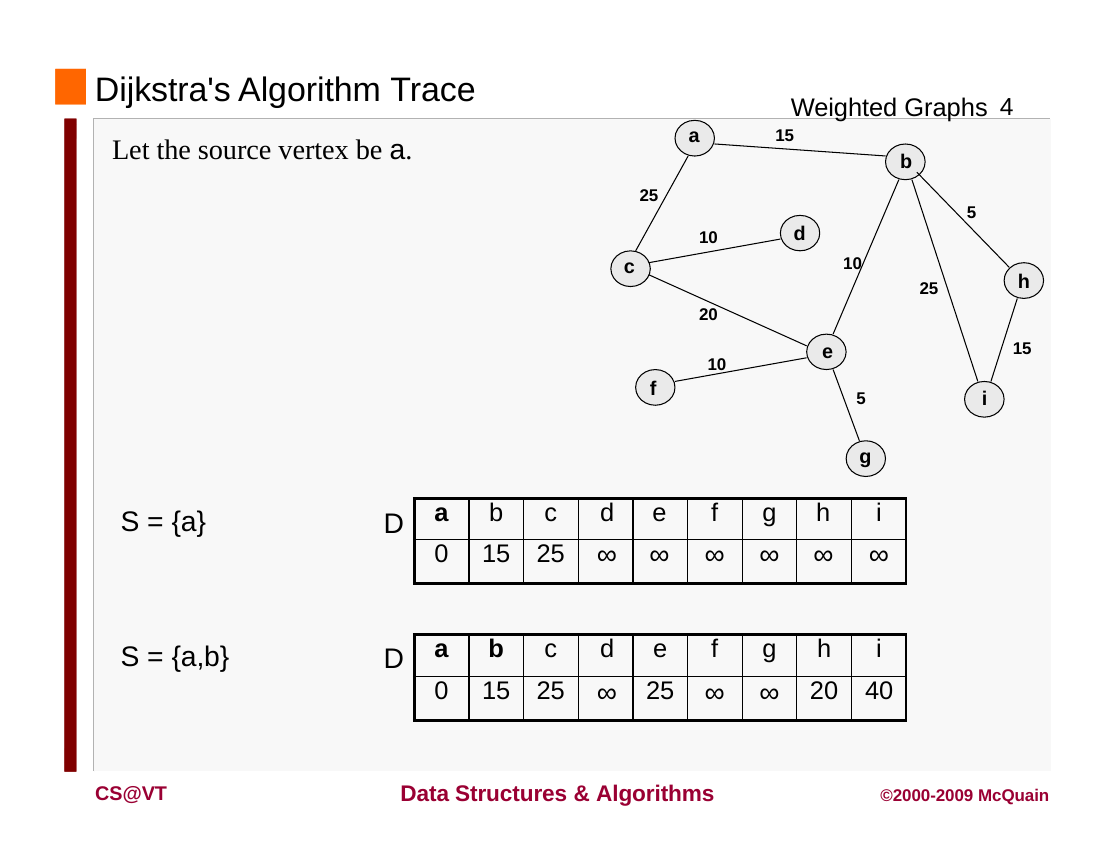
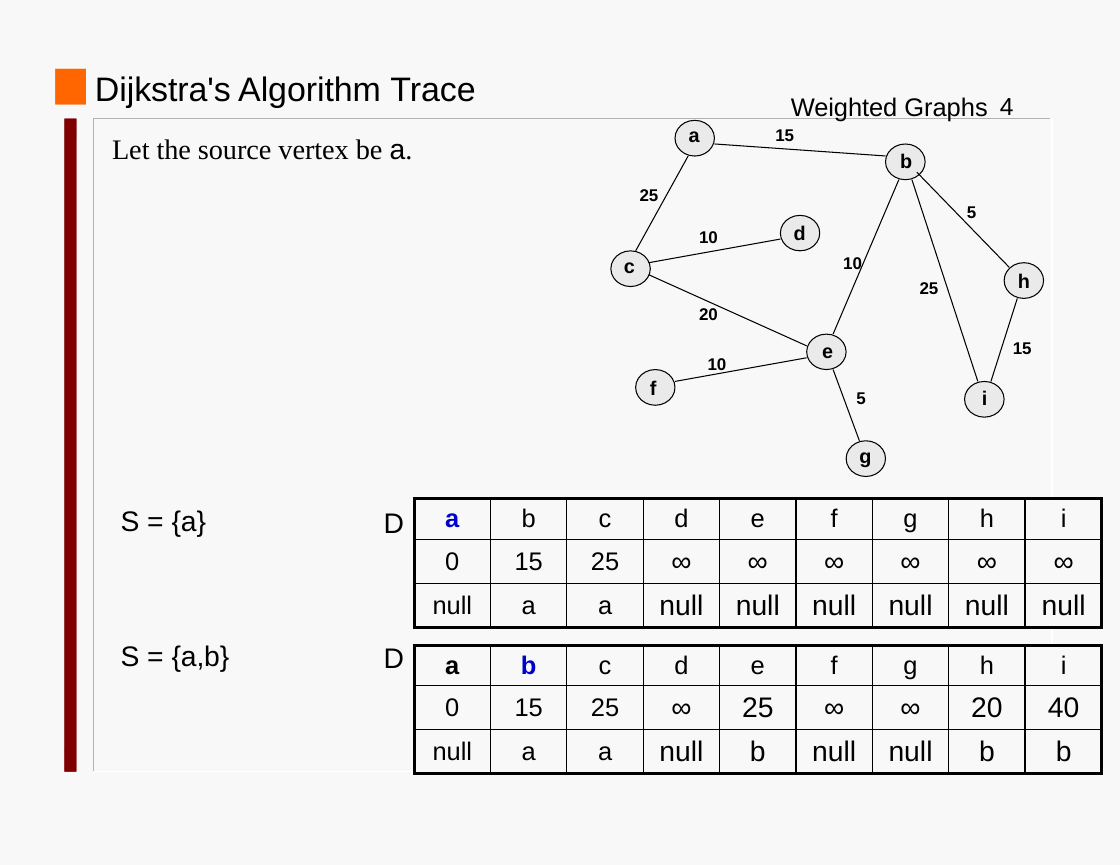
Before and after one commit to Cy-FairCS/cs3, a slide deck: slide 4 of u09a_graphTheory/notes/5 Weighted Graphs/Dijkstra's Algorithm.pptx. Drawn at 1120x865 pixels with LibreOffice and Linux fonts; fonts in the diff are those of the drawing. Boxes give left, top, right and bottom in pixels: in the first picture for what was removed or moved away, otherwise in the second. Text is boxed around its words. In the diff, an @@ line names an element or a change of style, - is before the commit and + after.

```diff
--- a/u09a_graphTheory/notes/5 Weighted Graphs/Dijkstra's Algorithm.pptx
+++ b/u09a_graphTheory/notes/5 Weighted Graphs/Dijkstra's Algorithm.pptx
@@ background #FFFFFF to #F8F8F8 @@
@@ freeform shape removed at bbox=[94, 119, 1051, 772] @@
@@ table at bbox=[414, 499, 1102, 627] @@
+row 3: null | a | a | null | null | null | null | null | null
@@ table: place and size @@
-table at bbox=[414, 499, 906, 583]
+table at bbox=[414, 499, 1102, 627]
@@ table at bbox=[414, 646, 1102, 774] @@
+row 3: null | a | a | null | b | null | null | b | b
@@ table: place and size @@
-table at bbox=[414, 635, 906, 722]
+table at bbox=[414, 646, 1102, 774]
@@ text removed at bbox=[95, 786, 167, 803] @@
-CS@VT
@@ text removed at bbox=[400, 784, 714, 806] @@
-Data Structures & Algorithms
@@ text removed at bbox=[880, 788, 1049, 805] @@
-©2000-2009 McQuain
```
Also in this commit, not shown: 3 other slides changed, 1 other file.
